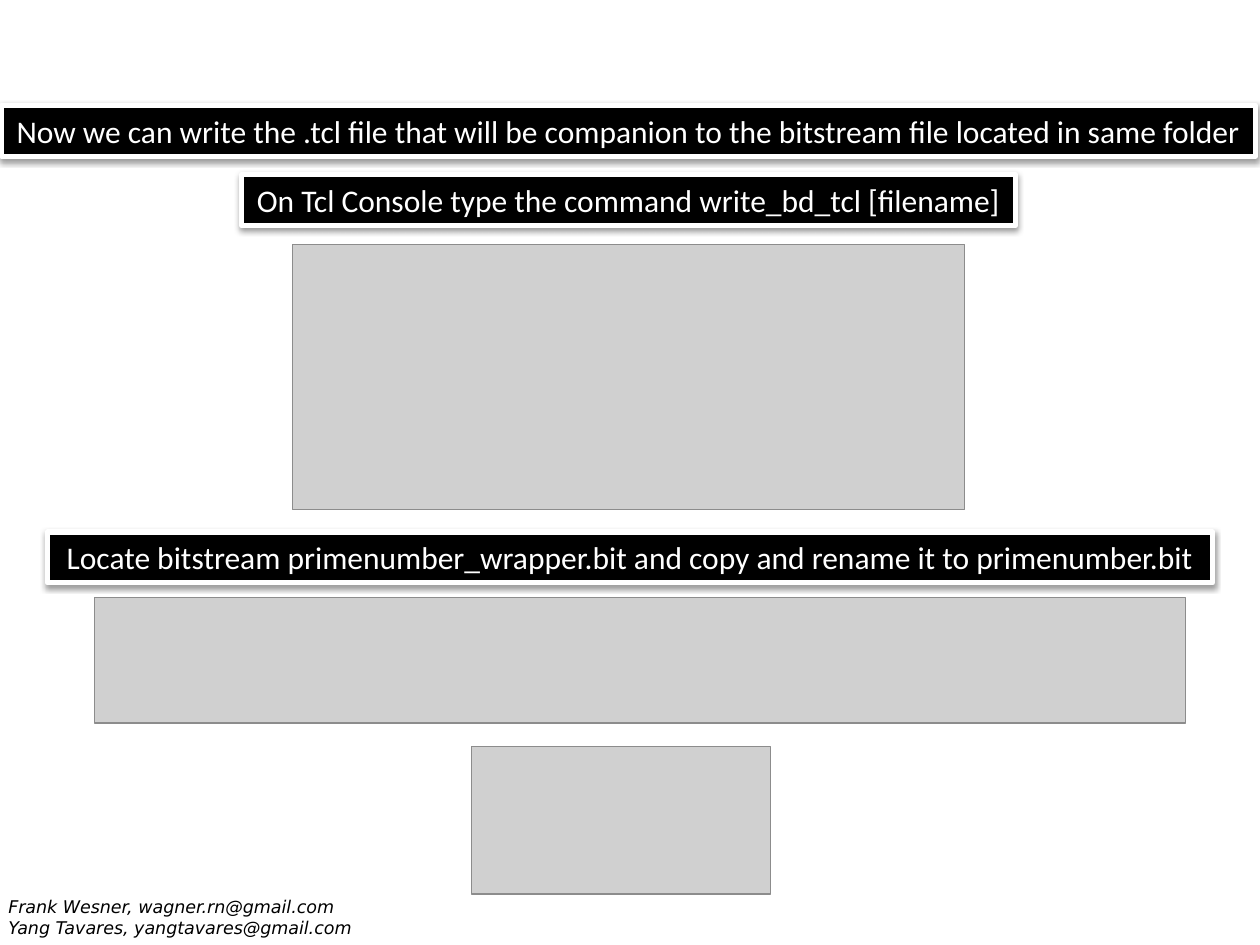
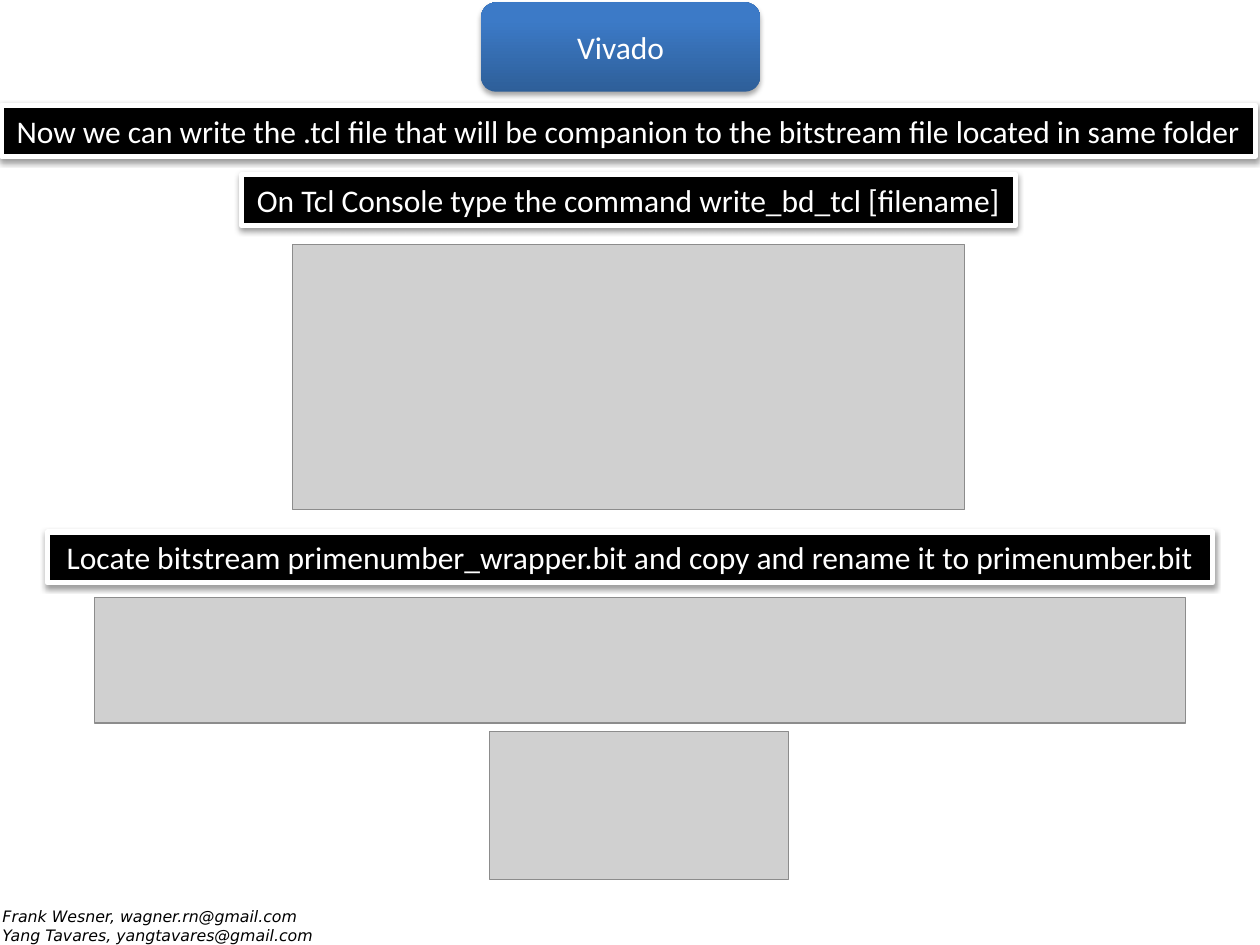
Before and after one commit to wagnerrn/pynq-primenumber, a slide deck: slide 30 of misc/primenumber.pptx (slide 29 before the commit). Drawn at 1260x945 pixels with LibreOffice and Linux fonts; fonts in the diff are those of the drawing; grey boxes stand for pictures; background and template pictures are left out. Boxes give left, top, right and bottom in pixels: in the first picture for what was removed or moved away, otherwise in the second. Text is boxed around its words. In the diff, an @@ line names an element or a change of style, - is before the commit and + after.

```diff
--- a/misc/primenumber.pptx
+++ b/misc/primenumber.pptx
@@ rounded rectangle added at (481,3,760,92), fill gradient #2F5F99 to #3D7CC7 to #3A7CCB, 18 pt, text #FFFFFF @@
+Vivado
@@ picture: place and size @@
-picture at (471,747,771,895)
+picture at (489,732,789,879)
@@ text "Frank Wesner, wagner.rn@gmail.com": place and size @@
-text "Frank Wesner, wagner.rn@gmail.com" at (8,899,351,938)
+text "Frank Wesner, wagner.rn@gmail.com" at (2,910,312,944)
@@ text "Frank Wesner, wagner.rn@gmail.com" at (2,910,312,944): size 10 to 9 pt @@
```
Also in this commit, not shown: 32 other slides changed, 2 slides added, 1 slide removed, 1 other file.
